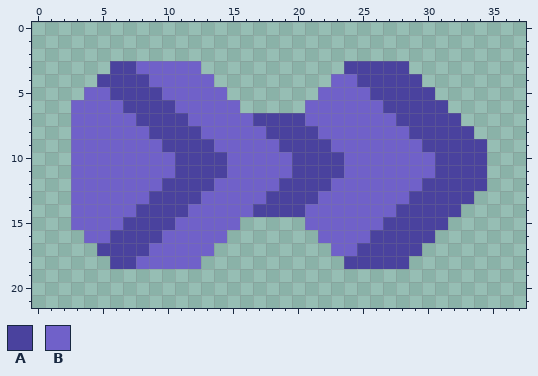
Edited in one commit: pixel-art sprite (assets/sprites/units/neckranea-leg-base.png). This is how it looked before the edit.
The file is 38x22 pixels.
Palette (. is transparent): A #4a429e  B #7061c9
Pixels before, first column x 3:
 3 ...AABBBBB...........AAAAA......
 4 ..AAAABBBBB.........BBAAAAA.....
 5 .BBAAAABBBBB.......BBBBAAAAA....
 6 BBBBAAAABBBBB.....BBBBBBAAAAA...
 7 BBBBBAAAABBBBBAAAABBBBBBBAAAAA..
 8 BBBBBBAAAABBBBBAAAABBBBBBBAAAAA.
 9 BBBBBBBAAAABBBBBAAAABBBBBBBAAAAA
10 BBBBBBBBAAAABBBBBAAAABBBBBBBAAAA
11 BBBBBBBBAAAABBBBBAAAABBBBBBBAAAA
12 BBBBBBBAAAABBBBBAAAABBBBBBBAAAAA
13 BBBBBBAAAABBBBBAAAABBBBBBBAAAAA.
14 BBBBBAAAABBBBBAAAABBBBBBBAAAAA..
15 BBBBAAAABBBBB.....BBBBBBAAAAA...
16 .BBAAAABBBBB.......BBBBAAAAA....
17 ..AAAABBBBB.........BBAAAAA.....
18 ...AABBBBB...........AAAAA......
Now the later version:
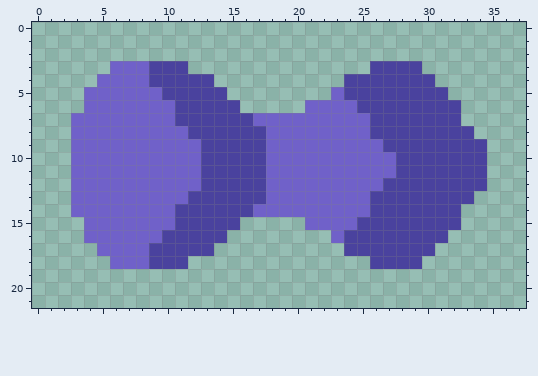
From old to new:
Changed rows in their new state; - is an unchanged pixel.
first column x 3:
 3 ---BB-AAA.-----------..---A---
 4 --BBBBAAAAA---------.A-----A--
 5 ---BBBBAAAAA-------.-AA-----A-
 6 .---BBBBAAAAA---------AA-----A
 7 -----BBB-AAAAABBBB-----AA-----
 8 ------BBB-AAAAABBBB----AAA----
 9 -------BBB-AAAA-BBBB----AAA---
10 --------BB--AAA--BBBB----AAA--
11 --------BB--AAA--BBBB----AAA--
12 -------BBB-AAAA-BBBB----AAA---
13 ------BBB-AAAAABBBB----AAA----
14 -----BBB-AAAAABBBB-----AA-----
15 .---BBBBAAAAA---------AA-----A
16 ---BBBBAAAAA-------.-AA-----A-
17 --BBBBAAAAA---------.A-----A--
18 ---BB-AAA.-----------..---A---
Pixel boxes of the changes (left, top, right, bottom) in both pictures:
changed: (71, 61, 461, 269)
